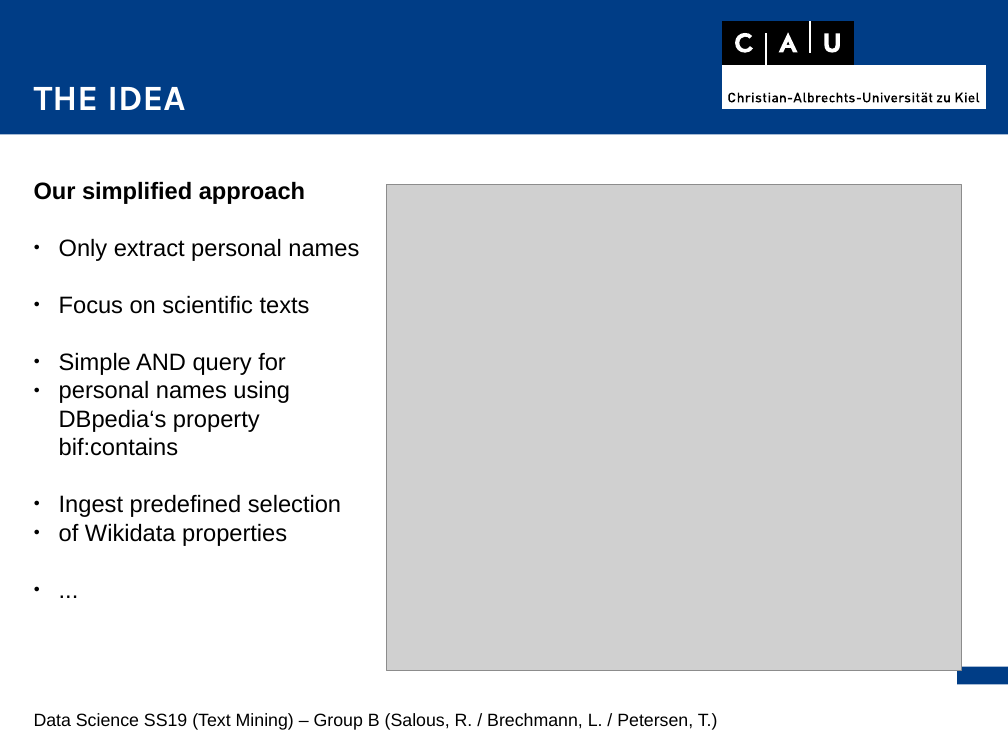
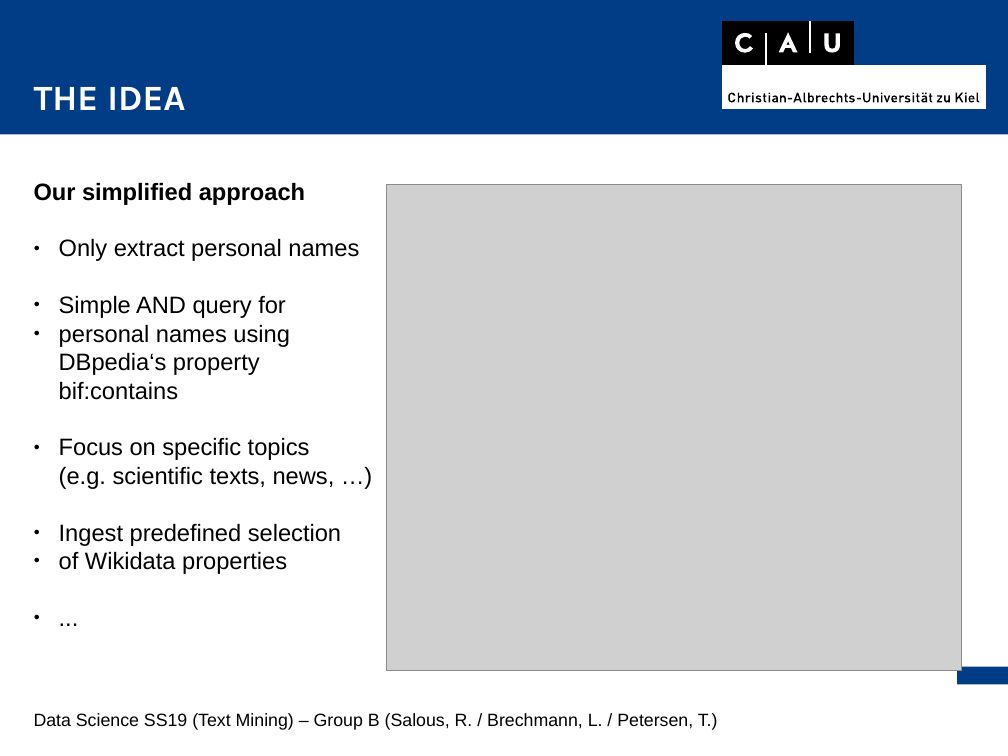
Before and after one commit to thorge/concept-ranking, a slide deck: slide 6 of presentation/pres.odp (slide 5 before the commit). Drawn at 1008x756 pixels with LibreOffice and Linux fonts; fonts in the diff are those of the drawing; grey boxes stand for pictures. Boxes give left, top, right and bottom in pixels: in the first picture for what was removed or moved away, otherwise in the second. Text is boxed around its words. In the diff, an @@ line names an element or a change of style, - is before the commit and + after.

Commit message:
new slide

```diff
--- a/presentation/pres.odp
+++ b/presentation/pres.odp
@@ text at (59,296,310,314): paragraph removed @@
-● Focus on scientific texts
@@ text at (59,438,335,489): paragraph added @@
+● Focus on specific topics
+  (e.g. scientific texts, news, …)
```
Also in this commit, not shown: 1 other slide changed, 1 slide added.
